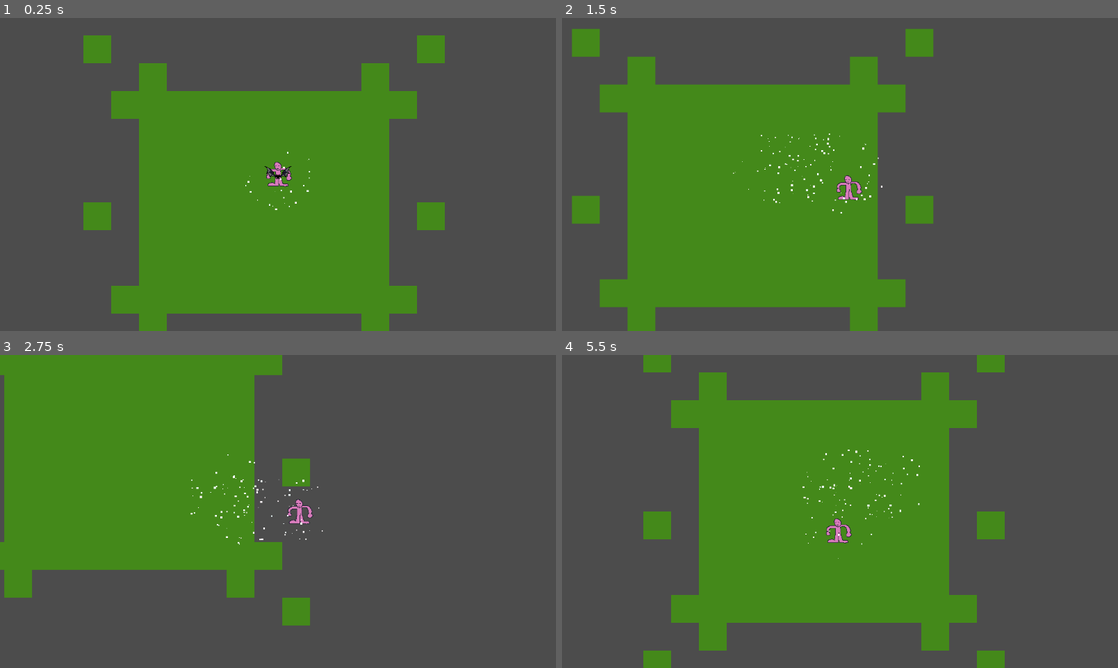
Above: before the commit, frames 1-4 (two rows, left to right).
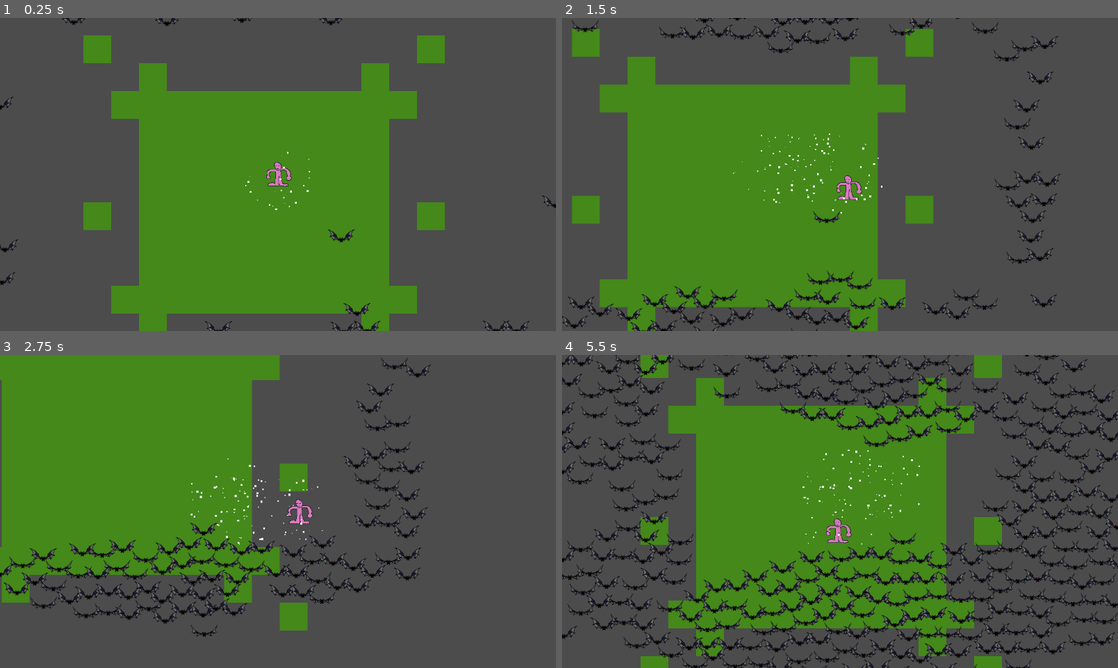
Above: after the commit, the same moments.

Repository: awindahl/rw-gamejam
Game: Godot game, scene res://TestBench.tscn
Same seed, same stepped clock (60 frames per second), same inputs: the game is played once before the commit and once after it.
Inputs:
- Up to frame 1 (0.25 s): no input
- Up to frame 2 (1.5 s): tap Enter (ui_accept) at 0.5, 0.77 s; hold Right (ui_right) 0.53-1.28 s; hold Down (ui_down) from 1.28 s (still down)
- Up to frame 3 (2.75 s): tap Enter (ui_accept) at 1.52 s; release Down (ui_down) at 2.03 s; hold Right (ui_right) from 2.03 s (still down)
- Up to frame 4 (5.5 s): release Right (ui_right) at 2.78 s; hold Up (ui_up) 2.78-3.53 s; tap Enter (ui_accept) at 3.02, 3.77, 4.52 s; hold Left (ui_left) 3.53-5.03 s; hold Down (ui_down) from 5.03 s (still down)

The runs differ from the first frame. In frame 1, 0.7% of the frame differs, in the area x 0-100%, y 0-100%; in frame 2, 3.7%; in frame 3, 6.8%; in frame 4, 18%.

Commit message:
spawning

Diff:
--- a/RW gamejam/Enemy.gd
+++ b/RW gamejam/Enemy.gd
@@ -1,7 +1,8 @@
-extends Node2D
+extends KinematicBody2D
 
 onready var animPlayer = $AnimationPlayer
 onready var sprite = $Sprite
+onready var player = $"/root/TestBench/Player"
 
 var _type = ""
 var _speed = 0
@@ -22,8 +23,8 @@
 	sprite.texture = enemy_texture
 
 func _process(delta):
-	pass
-#	follow player
+	var position_difference = player.position - position
+	move_and_slide(position_difference.normalized() * _speed)
 
 func damage(ammount):
 	_health = _health-ammount
--- a/RW gamejam/Enemy.tscn
+++ b/RW gamejam/Enemy.tscn
@@ -2,9 +2,6 @@
 
 [ext_resource path="res://Enemy.gd" type="Script" id=1]
 [ext_resource path="res://bat_sheet.png" type="Texture" id=2]
-
-[sub_resource type="CircleShape2D" id=6]
-radius = 30.0666
 
 [sub_resource type="Animation" id=3]
 length = 0.001
@@ -68,13 +65,11 @@
 } ]
 }
 
-[node name="Enemy" type="Node2D"]
+[sub_resource type="CircleShape2D" id=6]
+radius = 23.0
+
+[node name="Enemy" type="KinematicBody2D" groups=["Enemies"]]
 script = ExtResource( 1 )
-
-[node name="Area2D" type="Area2D" parent="." groups=["Enemies"]]
-
-[node name="CollisionShape2D" type="CollisionShape2D" parent="Area2D"]
-shape = SubResource( 6 )
 
 [node name="Sprite" type="Sprite" parent="."]
 texture = ExtResource( 2 )
@@ -86,3 +81,6 @@
 anims/RESET = SubResource( 3 )
 anims/alive = SubResource( 4 )
 anims/death = SubResource( 5 )
+
+[node name="CollisionShape2D" type="CollisionShape2D" parent="."]
+shape = SubResource( 6 )
--- a/RW gamejam/Scripts/Player.gd
+++ b/RW gamejam/Scripts/Player.gd
@@ -71,19 +71,15 @@
 	velocity.x = lerp(velocity.x, direction.x, acceleration)
 	velocity.y = lerp(velocity.y, direction.y, acceleration)
 
-
 	move_and_slide(velocity * move_speed)
 
 
 # Called on attacks
 func attack():
-
-	for body in aoe_hitbox.get_overlapping_areas():
+	for body in aoe_hitbox.get_overlapping_bodies():
 		if body.is_in_group("Enemies"):
 			#TODO random damage from 0 to max damage
-			body.get_parent().damage(max_damage)
-			print("attack!")
-
+			body.damage(max_damage)
 	pass
 
 # Auto-attack
--- a/RW gamejam/TestBench.gd
+++ b/RW gamejam/TestBench.gd
@@ -10,8 +10,8 @@
 func _ready():
 
 	#test-spawn specific enemy
-	var childEnemy = enemy.instance().init("bat_sheet", "flying", 31, 5, 10)
-
+	var childEnemy = enemy.instance().init("bat_sheet", "flying", 31, 25, 10)
+	childEnemy.set_position(Vector2(150,150))
 	#instance specific enemy
 	add_child(childEnemy)
 	pass # Replace with function body.
--- /dev/null
+++ b/RW gamejam/gameMaster.gd
@@ -0,0 +1,55 @@
+extends Node
+
+onready var enemy = preload("res://Enemy.tscn")
+onready var viewport_size = get_viewport().get_visible_rect().size
+
+func _ready():
+	randomize()
+
+# Called every frame. 'delta' is the elapsed time since the previous frame.
+func _process(delta):
+		var coords = get_coordinates_on_viewport(viewport_size, randi() % 360)
+		var childEnemy = enemy.instance().init("bat_sheet", "flying", 31, 50, 10)
+		childEnemy.position = coords
+		add_child(childEnemy)
+
+func get_coordinates_on_viewport(rect, deg):
+	var twopi = PI*2;
+	var theta = deg * PI / 180
+
+	while(theta < -PI):
+		theta += twopi
+	while(theta > PI):
+		theta -= twopi
+
+	var rect_atan = atan2(rect.y, rect.x)
+	var tan_theta = tan(theta)
+	var region
+
+	if ((theta > -rect_atan) && (theta <= rect_atan)):
+		region = 1
+	elif ((theta > rect_atan) && (theta <= (PI - rect_atan))):
+		region = 2
+	elif ((theta > (PI - rect_atan)) || (theta <= -(PI - rect_atan))):
+		region = 3
+	else:
+		region = 4
+
+	var edge_point = Vector2(rect.x/2, rect.y/2)
+	var x_factor = 1
+	var y_factor = 1
+
+	match (region):
+		1: y_factor = -1
+		2: y_factor = -1
+		3: x_factor = -1
+		4: x_factor = -1
+
+	if (region == 1 || region == 3):
+		edge_point.x += x_factor * (rect.x/2)
+		edge_point.y += y_factor * (rect.x/2) * tan_theta
+	else:
+		edge_point.x += x_factor * (rect.y/(2 * tan_theta))
+		edge_point.y += y_factor * (rect.y/2)
+
+	return Vector2(edge_point.x-rect.x/2, edge_point.y-rect.y/2)
--- a/RW gamejam/project.godot
+++ b/RW gamejam/project.godot
@@ -13,6 +13,10 @@
 config/name="Rw Gamejam"
 run/main_scene="res://TestBench.tscn"
 config/icon="res://icon.png"
+
+[autoload]
+
+GameMaster="*res://gameMaster.gd"
 
 [display]
 
